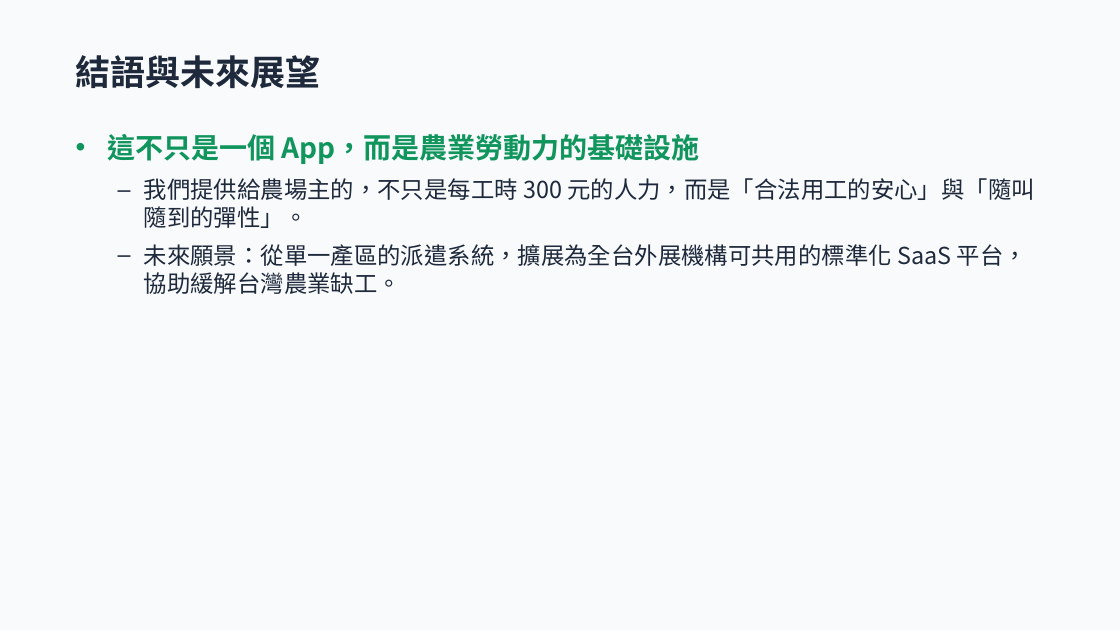
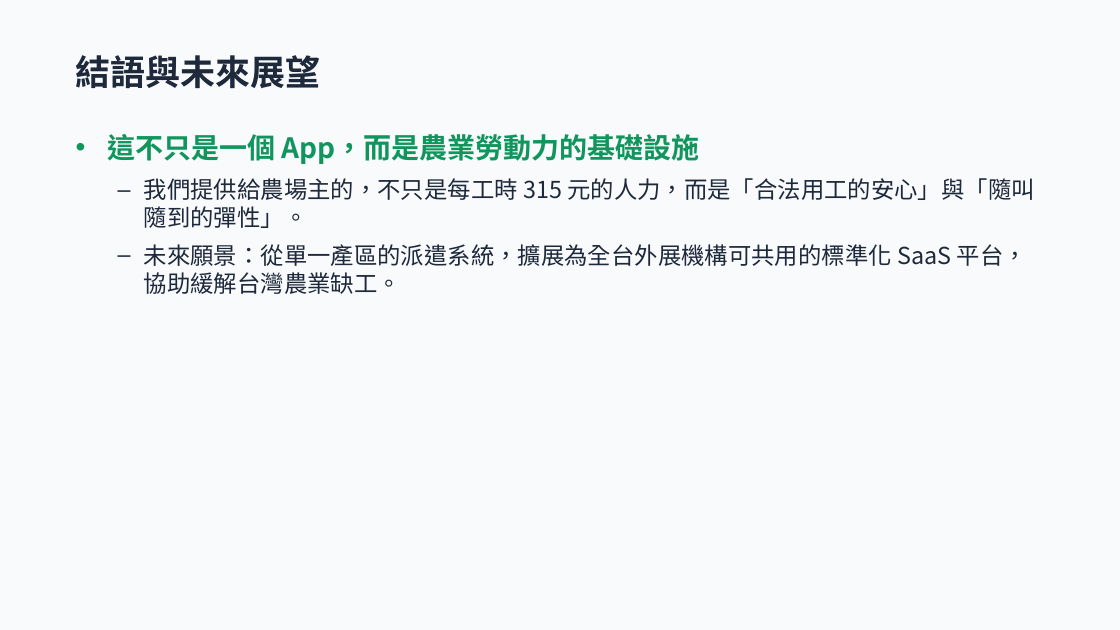
Before and after one commit to xx8888x/agridispatch, a slide deck: slide 9 of 06_簡報與路演Pitch/agricultural_labor_dispatch_pitch.pptx. Drawn at 1120x630 pixels with LibreOffice and Linux fonts; fonts in the diff are those of the drawing. Boxes give left, top, right and bottom in pixels: in the first picture for what was removed or moved away, otherwise in the second. Text is boxed around its words. In the diff, an @@ line names an element or a change of style, - is before the commit and + after.

```diff
--- a/06_簡報與路演Pitch/agricultural_labor_dispatch_pitch.pptx
+++ b/06_簡報與路演Pitch/agricultural_labor_dispatch_pitch.pptx
@@ text at (144, 178, 1034, 228): text changed @@
-  – 我們提供給農場主的，不只是每工時 300 元的人力，而是「合法用工的安心」與「隨叫隨到的彈性」。
+  – 我們提供給農場主的，不只是每工時 315 元的人力，而是「合法用工的安心」與「隨叫隨到的彈性」。
```
Also in this commit, not shown: 3 other slides changed, 1 other file.
